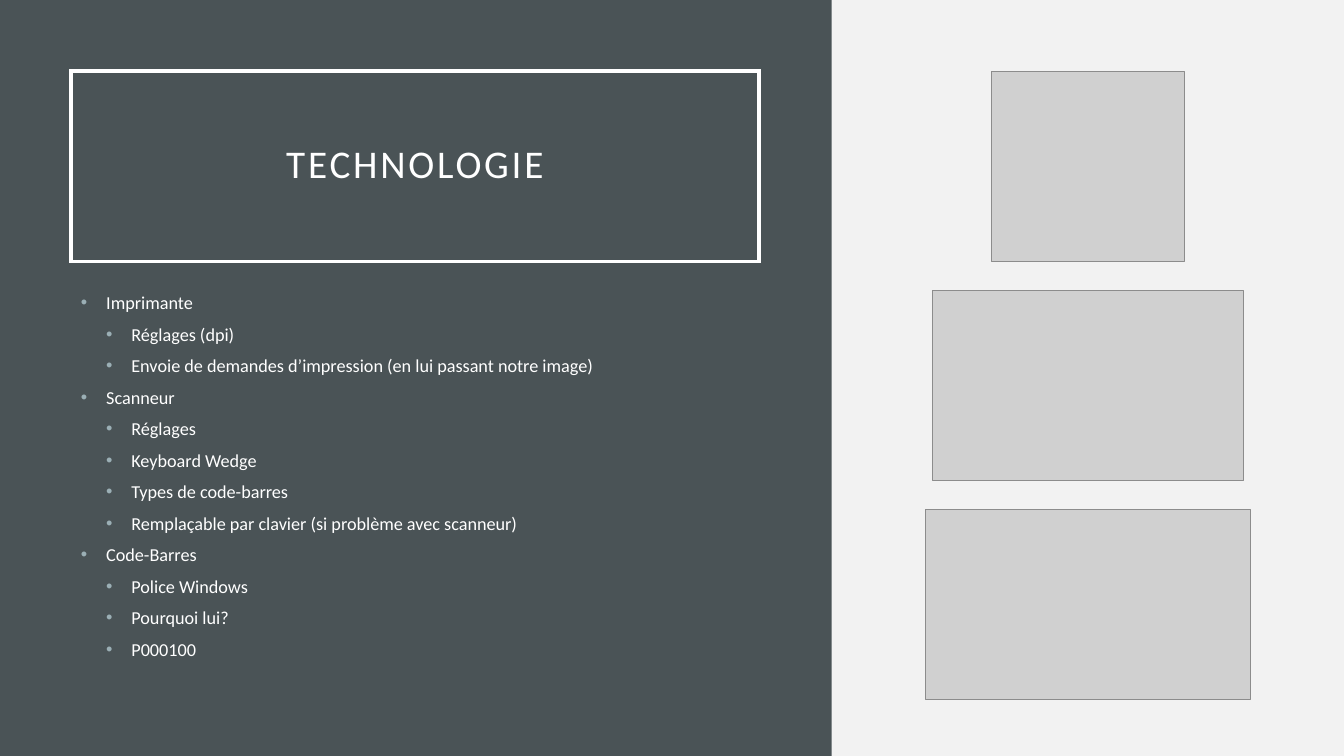
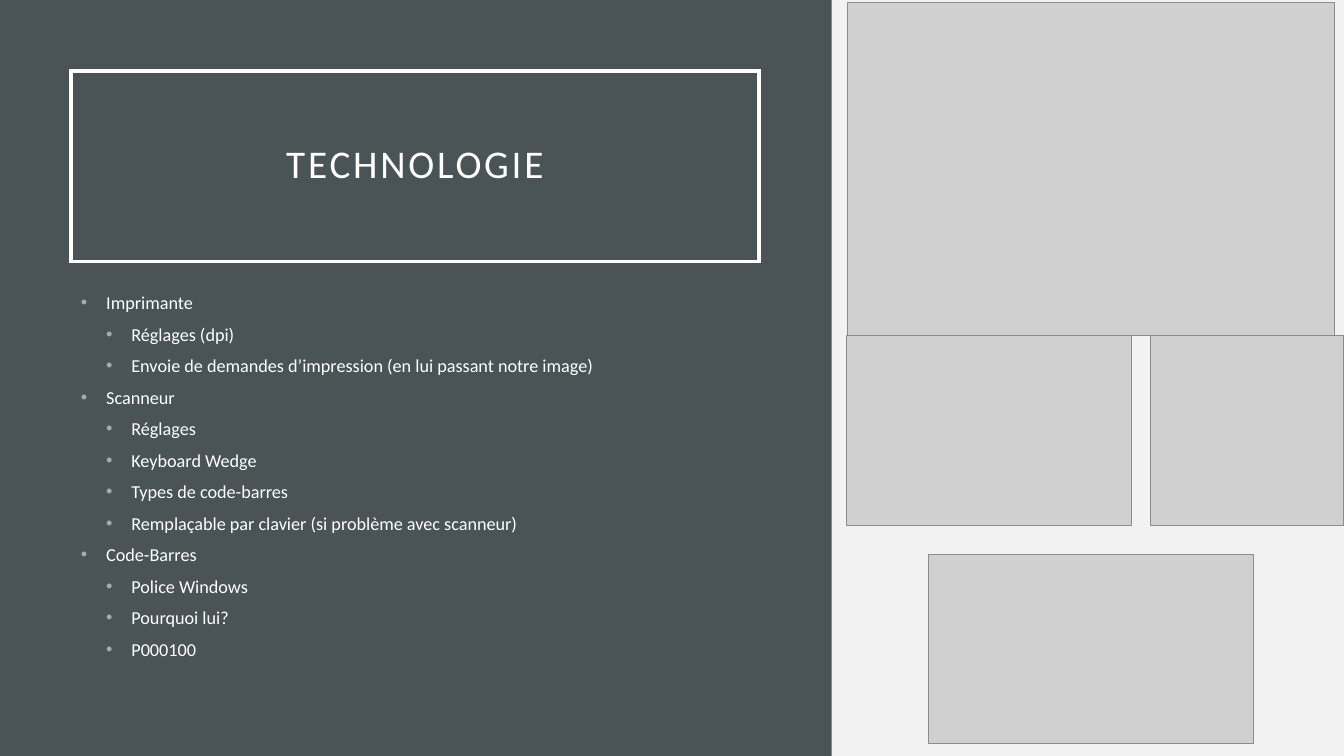
Before and after one commit to 1732956/ESP, a slide deck: slide 6 of Presentations/Défi ESP.pptx. Drawn at 1344x756 pixels with LibreOffice and Linux fonts; fonts in the diff are those of the drawing; grey boxes stand for pictures. Boxes give left, top, right and bottom in pixels: in the first picture for what was removed or moved away, otherwise in the second. Text is boxed around its words. In the diff, an @@ line names an element or a change of style, - is before the commit and + after.

```diff
--- a/Presentations/Défi ESP.pptx
+++ b/Presentations/Défi ESP.pptx
@@ picture added at <box>848,3,1336,336</box> @@
@@ picture: place and size @@
-picture at <box>933,290,1244,480</box>
+picture at <box>847,336,1132,525</box>
@@ picture: place and size @@
-picture at <box>991,72,1185,261</box>
+picture at <box>1150,336,1344,525</box>
@@ picture: place and size @@
-picture at <box>926,510,1251,700</box>
+picture at <box>929,555,1254,744</box>
```
